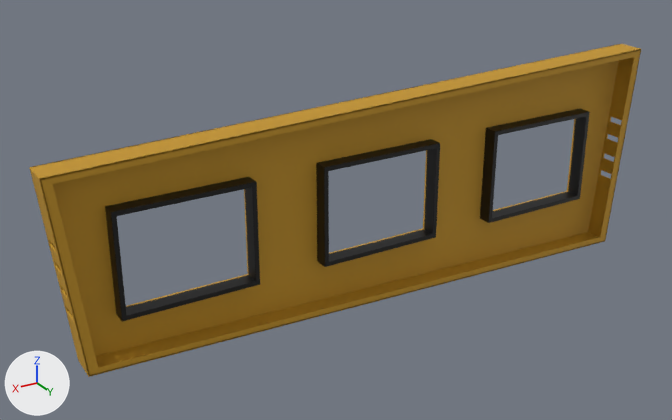
The Blender file tools/models/tv-wall-bank.blend: old version first, new version second.
Rendered twice from a camera (50 mm lens) standing at (8.15, 11.84, 6.12) and looking at (0.7, -0.59, -0.09). The axes (+X, +Y, +Z) are drawn at lower left. The lights are the same throughout. The picture after the commit comes second.

Script lines for the objects in view, before the commit:
```python
ob_left_pierced_end_return = bpy.data.objects.new('Left pierced end return', me_left_pierced_end_return)
ob_left_pierced_end_return.location = (0.0, 0.0, 0.0)
ob_lower_folded_skin = bpy.data.objects.new('Lower folded skin', me_lower_folded_skin)
ob_lower_folded_skin.location = (0.0, 0.0, 0.0)
ob_open_inset_cassette_support_0 = bpy.data.objects.new('Open inset cassette support 0', me_open_inset_cassette_support_0)
ob_open_inset_cassette_support_0.location = (0.0, 0.0, 0.0)
ob_open_inset_cassette_support_3_5 = bpy.data.objects.new('Open inset cassette support 3.5', me_open_inset_cassette_support_3_5)
ob_open_inset_cassette_support_3_5.location = (0.0, 0.0, 0.0)
ob_open_inset_cassette_support__3_5 = bpy.data.objects.new('Open inset cassette support -3.5', me_open_inset_cassette_support__3_5)
ob_open_inset_cassette_support__3_5.location = (0.0, 0.0, 0.0)
ob_open_wall_attachment_flange = bpy.data.objects.new('Open wall attachment flange', me_open_wall_attachment_flange)
ob_open_wall_attachment_flange.location = (0.0, 0.0, 0.0)
ob_pierced_asymmetric_front_pressing = bpy.data.objects.new('Pierced asymmetric front pressing', me_pierced_asymmetric_front_pressing)
ob_pierced_asymmetric_front_pressing.location = (0.0, 0.0, 0.0)
ob_right_pierced_end_return = bpy.data.objects.new('Right pierced end return', me_right_pierced_end_return)
ob_right_pierced_end_return.location = (0.0, 0.0, 0.0)
ob_upper_folded_skin = bpy.data.objects.new('Upper folded skin', me_upper_folded_skin)
ob_upper_folded_skin.location = (0.0, 0.0, 0.0)
```
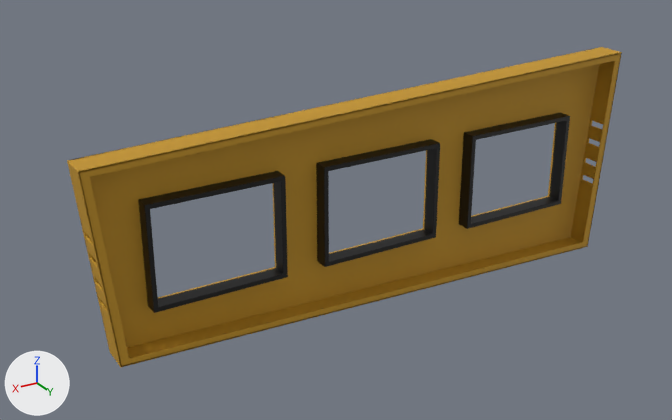
The change, as a list of edits to the scene's bpy script:
```text
Change me_pierced_asymmetric_front_pressing:
    remove me_pierced_asymmetric_front_pressing.from_pydata(...)  # 160 vertices, 180 faces; spans x -5.61..5.61, y -0.5..-0.46, z -1.88..2.01
    add me_pierced_asymmetric_front_pressing.from_pydata(...)  # 160 vertices, 180 faces; spans x -5.1..5.1, y -0.5..-0.46, z -1.88..2.01
    me_pierced_asymmetric_front_pressing part 1: all 60 vertices in x -5.61..-2.42, y -0.5..-0.46, z -1.88..2.01 are multiplied about their middle by the matrix ((1.0, 0.0, 0.003), (0.0, 1.0, 0.0), (0.0, 0.0, 0.998)), then moved by (0.5, 0.0, 0.0)
    me_pierced_asymmetric_front_pressing part 2: all 60 vertices in x 2.42..5.61, y -0.5..-0.46, z -1.63..1.76 are multiplied about their middle by the matrix ((1.0, 0.0, -0.004), (0.0, 1.0, 0.0), (0.0, 0.0, 1.002)), then moved by (-0.5, 0.0, 0.0)
Change me_upper_folded_skin:
    remove me_upper_folded_skin.from_pydata(...)  # 24 vertices, 26 faces; spans x -5.61..5.61, y -0.5..0.0, z 1.63..2.01
    add me_upper_folded_skin.from_pydata(...)  # 24 vertices, 26 faces; spans x -5.09..5.09, y -0.5..0.0, z 1.63..2.01
    me_upper_folded_skin part 3: the whole mesh is scaled about its middle by (0.908, 1, 1)
Change me_lower_folded_skin:
    remove me_lower_folded_skin.from_pydata(...)  # 24 vertices, 26 faces; spans x -5.29..5.29, y -0.5..0.0, z -1.88..-1.5
    add me_lower_folded_skin.from_pydata(...)  # 24 vertices, 26 faces; spans x -4.8..4.8, y -0.5..0.0, z -1.88..-1.5
    me_lower_folded_skin part 4: the whole mesh is scaled about its middle by (0.908, 1, 1)
Change me_left_pierced_end_return:
    remove me_left_pierced_end_return.from_pydata(...)  # 200 vertices, 226 faces; spans x -5.61..-5.26, y -0.5..0.0, z -1.88..2.01
    add me_left_pierced_end_return.from_pydata(...)  # 200 vertices, 226 faces; spans x -5.1..-4.77, y -0.5..0.0, z -1.88..2.01
    me_left_pierced_end_return part 5: the whole mesh is scaled about its middle by (0.91, 1, 1), then moved by (0.5, 0.0, 0.0)
Change me_right_pierced_end_return:
    remove me_right_pierced_end_return.from_pydata(...)  # 200 vertices, 226 faces; spans x 5.26..5.61, y -0.5..0.0, z -1.52..1.66
    add me_right_pierced_end_return.from_pydata(...)  # 200 vertices, 226 faces; spans x 4.77..5.1, y -0.5..0.0, z -1.52..1.66
    me_right_pierced_end_return part 6: the whole mesh is scaled about its middle by (0.91, 1, 1), then moved by (-0.5, 0.0, 0.0)
Change me_open_wall_attachment_flange:
    remove me_open_wall_attachment_flange.from_pydata(...)  # 48 vertices, 56 faces; spans x -5.61..5.61, y -0.03..0.0, z -1.88..2.01
    add me_open_wall_attachment_flange.from_pydata(...)  # 48 vertices, 56 faces; spans x -5.1..5.1, y -0.03..0.0, z -1.88..2.01
    me_open_wall_attachment_flange part 7: the whole mesh is scaled about its middle by (0.908, 1, 1)
Change me_open_inset_cassette_support__3_5:
    remove me_open_inset_cassette_support__3_5.from_pydata(...)  # 48 vertices, 56 faces; spans x -4.65..-2.35, y -0.46..-0.2, z -0.89..0.89
    add me_open_inset_cassette_support__3_5.from_pydata(...)  # 48 vertices, 56 faces; spans x -4.15..-1.85, y -0.46..-0.2, z -0.89..0.89
    me_open_inset_cassette_support__3_5 part 8: the whole mesh is moved by (0.5, 0.0, 0.0)
Change me_open_inset_cassette_support_3_5:
    remove me_open_inset_cassette_support_3_5.from_pydata(...)  # 48 vertices, 56 faces; spans x 2.35..4.65, y -0.46..-0.2, z -0.89..0.89
    add me_open_inset_cassette_support_3_5.from_pydata(...)  # 48 vertices, 56 faces; spans x 1.85..4.15, y -0.46..-0.2, z -0.89..0.89
    me_open_inset_cassette_support_3_5 part 9: the whole mesh is moved by (-0.5, 0.0, 0.0)
```

What differs and where, as boxes [x1, y1, x2, y2] in the pictures (672 x 420 px; the box of a moved part takes in the faces that stretch with it):
'Pierced asymmetric front pressing', reshaped (10% narrower)
    before: [29, 44, 620, 356]
    after: [67, 47, 600, 347]
'Open wall attachment flange', rescaled (9% narrower)
    before: [39, 49, 640, 377]
    after: [77, 52, 622, 367]
'Open inset cassette support 3.5', moved
    before: [105, 177, 260, 321]
    after: [138, 171, 288, 313]
'Upper folded skin', rescaled (9% narrower, 7% shorter)
    before: [31, 44, 641, 180]
    after: [68, 47, 621, 173]
'Open inset cassette support -3.5', moved
    before: [480, 109, 590, 223]
    after: [459, 112, 570, 229]
'Lower folded skin', rescaled (9% narrower, 10% shorter)
    before: [81, 232, 597, 376]
    after: [111, 237, 583, 367]
'Left pierced end return', moved
    before: [588, 50, 641, 240]
    after: [571, 53, 622, 246]
'Right pierced end return', rescaled (8% narrower)
    before: [30, 168, 90, 376]
    after: [67, 162, 122, 367]
part 1 of me_pierced_asymmetric_front_pressing, moved or reshaped
    before: [422, 44, 620, 274]
    after: [422, 47, 600, 274]
part 2 of me_pierced_asymmetric_front_pressing, moved or reshaped
    before: [29, 107, 321, 356]
    after: [67, 107, 321, 347]
